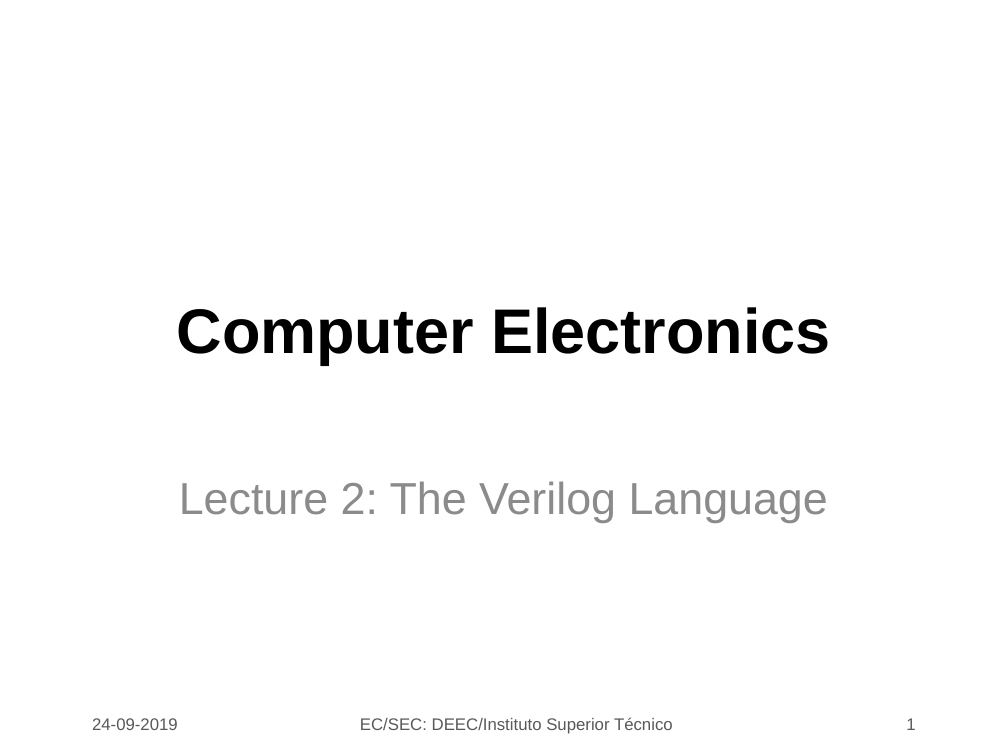
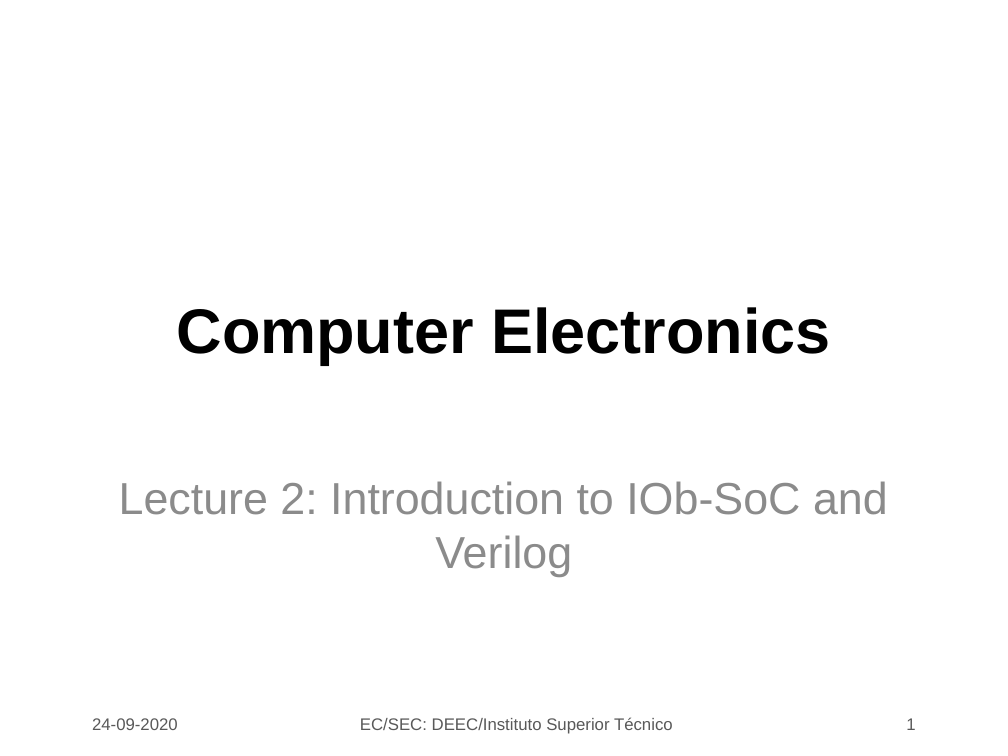
Before and after one commit to jjts/ist-sec, a slide deck: slide 1 of lectures/l2_verilog/l2.odp. Drawn at 1008x756 pixels with LibreOffice and Linux fonts; fonts in the diff are those of the drawing; background and template pictures are left out. Boxes give left, top, right and bottom in pixels: in the first picture for what was removed or moved away, otherwise in the second. Text is boxed around its words. In the diff, an @@ line names an element or a change of style, - is before the commit and + after.

```diff
--- a/lectures/l2_verilog/l2.odp
+++ b/lectures/l2_verilog/l2.odp
@@ subtitle at (119, 481, 888, 577): text changed @@
-Lecture 2: The Verilog Language
+Lecture 2: Introduction to IOb-SoC and Verilog
@@ text at (92, 718, 178, 730): text changed @@
-24-09-2019
+24-09-2020
```
Also in this commit, not shown: 1 other slide changed, 14 slides added, 4 slides removed, 10 other files.
